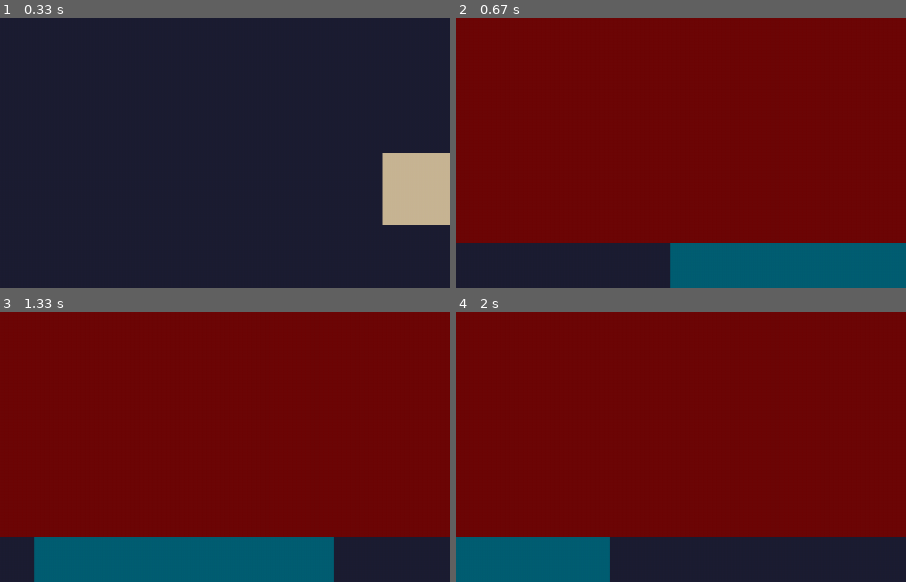
Above: before the commit, frames 1-4 (two rows, left to right).
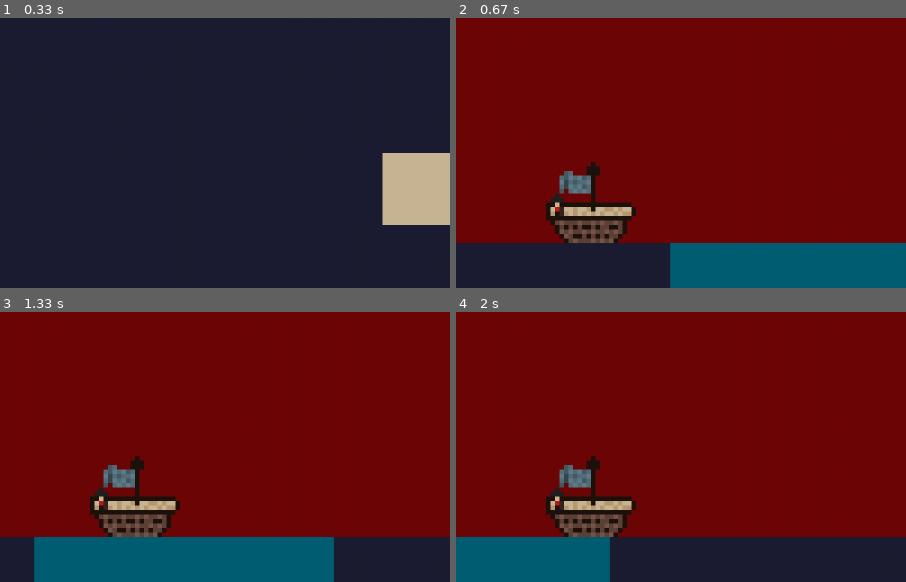
Above: after the commit, the same moments.

Repository: jjavierf64/PyGame
Game: pygame game, started from SquidShanty/main.py
Two runs of this game, one before a commit and one after it. Both use one fixed random seed, a clock stepped at 60 frames per second and the inputs below.
Inputs:
- Up to frame 1 (0.33 s): no input
- Up to frame 2 (0.67 s): tap Enter at 0.33 s
- Up to frame 3 (1.33 s): no input
- Up to frame 4 (2 s): no input
The pictures show only the part of the screen within x 0-50%, y 50-100%; the shares and areas given below are measured in that part.

Frame 1 is identical in both runs. In frame 2, 3.4% of the frame differs, in the area x 20-40%, y 53-84%; in frame 3, 3.4%; in frame 4, 3.4%.

Commit message:
Added Sea and moving animations

Diff:
--- a/SquidShanty/gameplay.py
+++ b/SquidShanty/gameplay.py
@@ -25,8 +25,11 @@
         GAME_ELEMENTS["sea4"].x = WIN_WIDTH - 5
 
 
-def draw_window_game(WIN, COLOR, GAME_ELEMENTS):
+def draw_window_game(WIN, WIN_WIDTH, WIN_HEIGHT, COLOR, GAME_ELEMENTS, CHARS, char):
     WIN.fill(COLOR["RED"])
+
+    WIN.blit(CHARS["CROOK"], (char.x , char.y))
+
 
 
     pygame.draw.rect(WIN, COLOR["BLUE"], GAME_ELEMENTS["sea1"])
--- a/SquidShanty/main.py
+++ b/SquidShanty/main.py
@@ -45,6 +45,18 @@
 
 # Game Assets
 
+# CHARACTERS
+CHARS_WIDTH, CHARS_HEIGHT = 100, 100
+
+CHARS_IMGS = {
+    "CROOK" : pygame.image.load(os.path.join('Assets', 'Crook.png'))
+}
+
+CHARS= {
+"CROOK" : pygame.transform.scale(CHARS_IMGS["CROOK"],(CHARS_WIDTH,CHARS_HEIGHT))
+}
+
+
 SEA_WIDTH, SEA_HEIGHT = 335, 50
 
 #ASSETS={
@@ -61,7 +73,15 @@
 
 
 # Functions
-def main(menu_selected = 0, mode="menu"):
+def main():
+
+    menu_selected=0
+    mode="menu"
+
+    char= pygame.Rect(100, WIN_HEIGHT +10 - CHARS_HEIGHT - GAME_ELEMENTS["sea1"].height, CHARS_WIDTH, CHARS_HEIGHT)
+
+
+
 
     clock = pygame.time.Clock()
     run = True
@@ -84,7 +104,7 @@
 
             elements_movement(GAME_ELEMENTS, sea_vel, WIN_WIDTH, WIN_HEIGHT)
 
-            draw_window_game(WIN, COLOR, GAME_ELEMENTS)
+            draw_window_game(WIN, WIN_WIDTH, WIN_HEIGHT, COLOR, GAME_ELEMENTS, CHARS, char)
 
     main()
 
